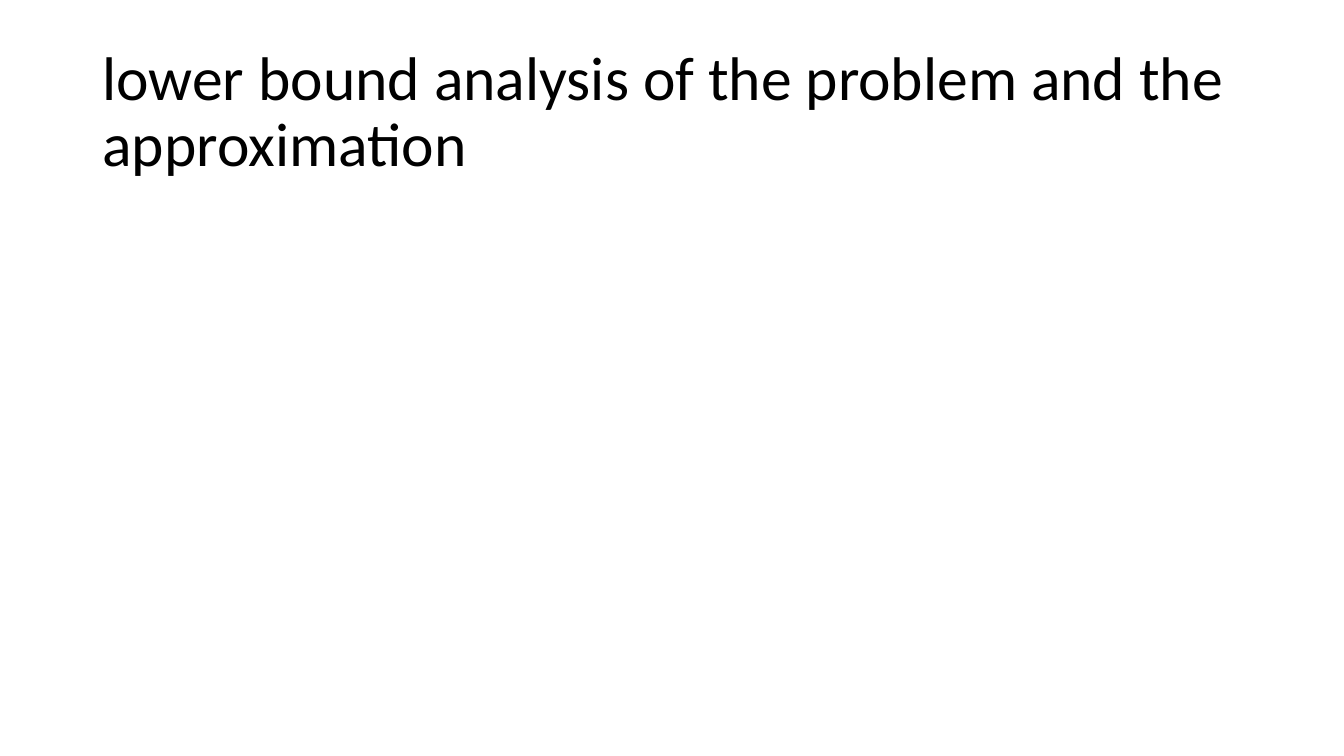
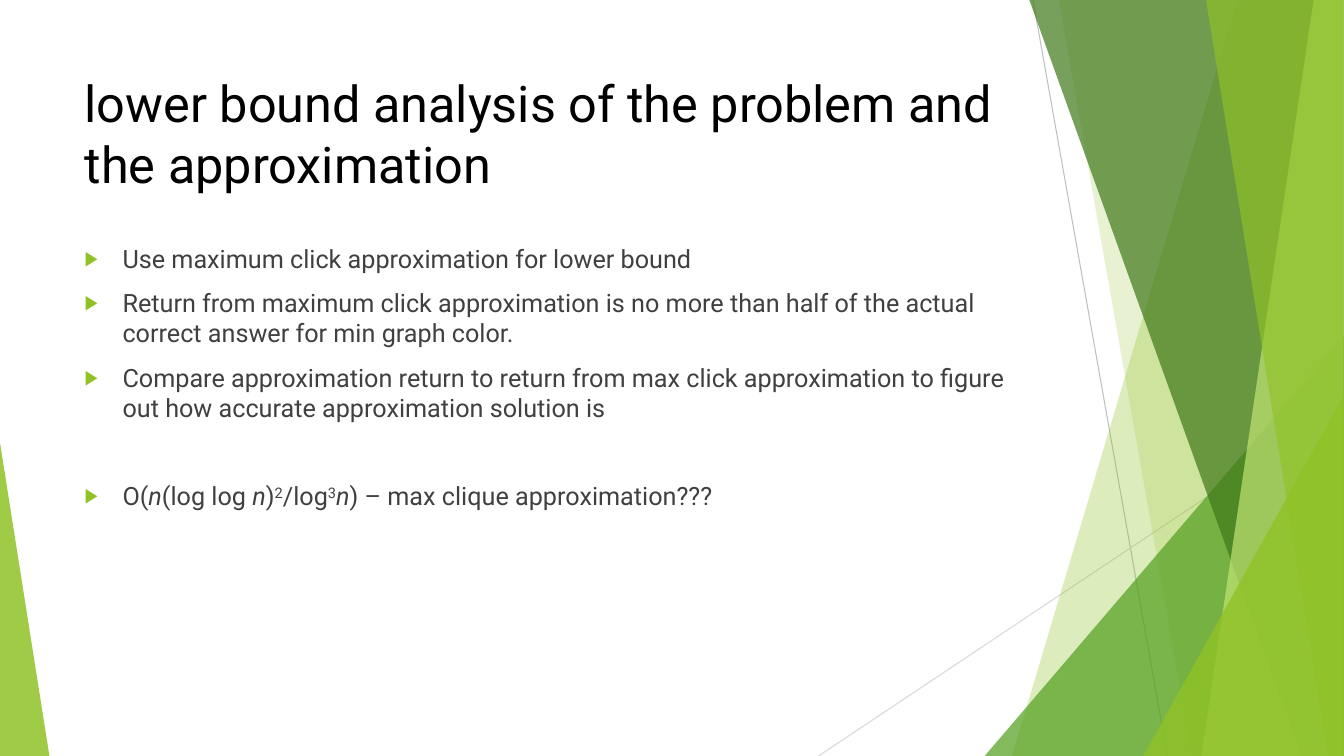
Before and after one commit to pearceag/Min_Coloring_Graph, a slide deck: slide 26 of presentations/Approximation_Presentation.pptx (slide 4 before the commit). Drawn at 1344x756 pixels with LibreOffice and Linux fonts; fonts in the diff are those of the drawing. Boxes give left, top, right and bottom in pixels: in the first picture for what was removed or moved away, otherwise in the second. Text is boxed around its words. In the diff, an @@ line names an element or a change of style, - is before the commit and + after.

```diff
--- a/presentations/Approximation_Presentation.pptx
+++ b/presentations/Approximation_Presentation.pptx
@@ title "lower bound analysis of the ...": place and size @@
-title "lower bound analysis of the ..." at box(102, 57, 1223, 176)
+title "lower bound analysis of the ..." at box(85, 83, 992, 194)
@@ title "lower bound analysis of the ..." at box(85, 83, 992, 194): size 44 to 36 pt, font Calibri to Roboto; line spacing 0.9 to 1; vertical alignment middle to top @@
@@ text added at box(123, 249, 1004, 511), 18 pt, text #404040 @@
+▶ Use maximum click approximation for lower bound
+▶ Return from maximum click approximation is no more than half of the actual correct answer for min graph color.
+▶ Compare approximation return to return from max click approximation to figure out how accurate approximation solution is
+▶ O(n(log log n)2/log3n) – max clique approximation???
@@ group added at box(0, 0, 1344, 756): 5 freeform shapes, 3 triangles, 2 lines @@
```
Also in this commit, not shown: 5 other slides changed, 22 slides added, 1 other file.
